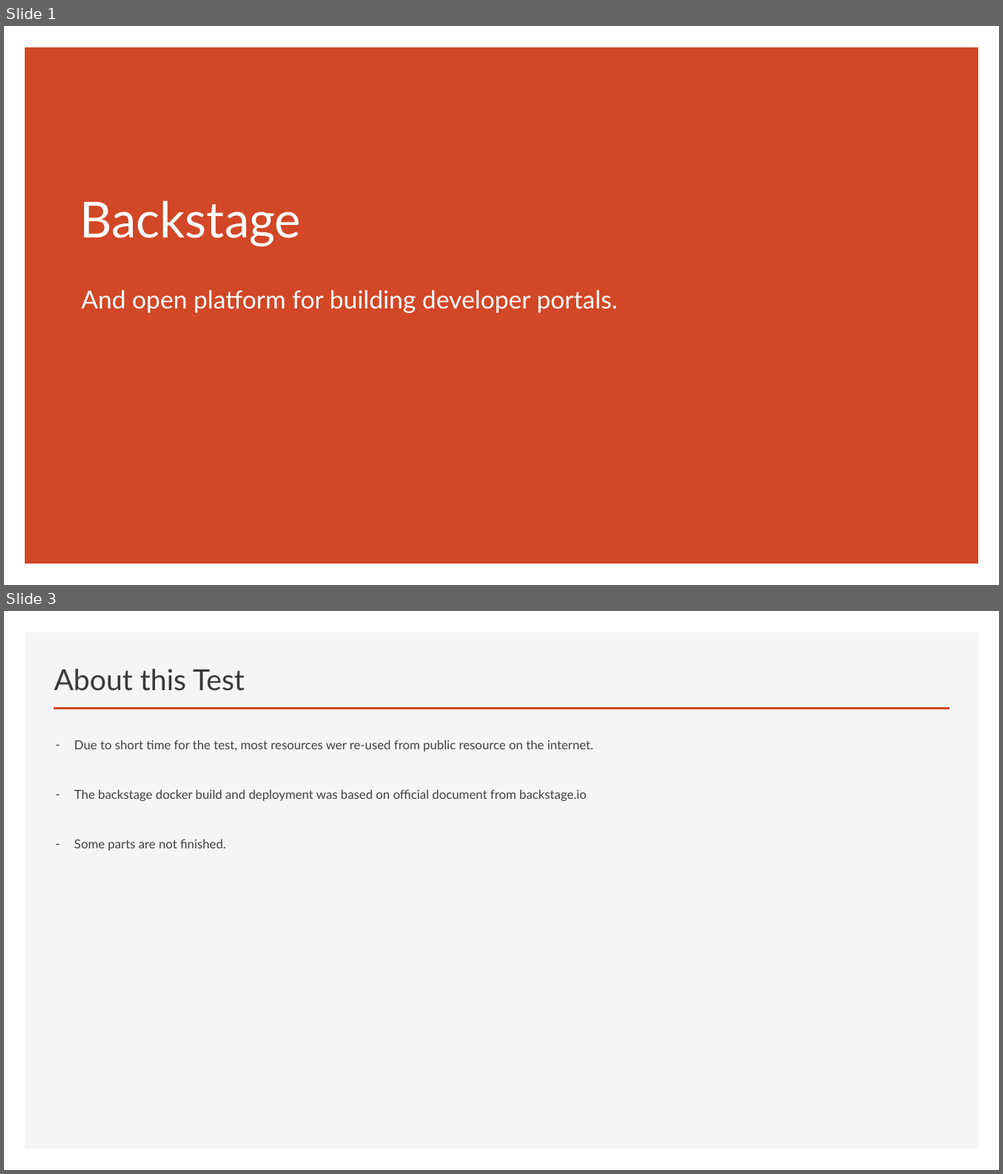
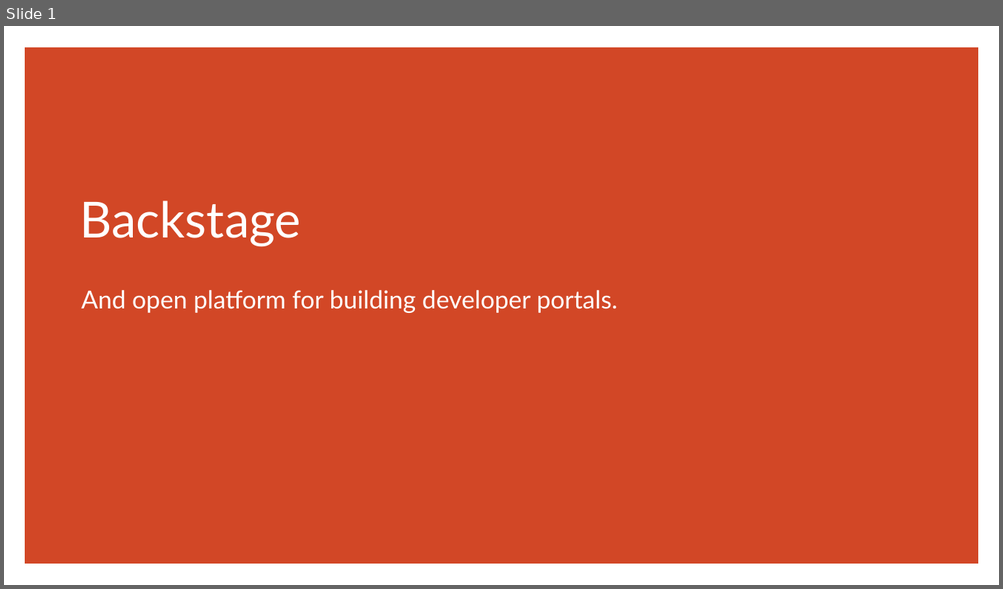
Before and after one commit to hieutnbk2011/backstage-demo, a slide deck: Backstage Presentation.pptx. Shown one above the other, each under a label of ours: slides 1 and 3 before the commit, slide 1 after it; the slides between them are not shown. The pictures are 1003x1174 and 1003x589 pixels, drawn with LibreOffice and Linux fonts; fonts in the diff are those of the drawing. Boxes give left, top, right and bottom in pixels: in the first picture for what was removed or moved away, otherwise in the second. Text is boxed around its words. In the diff, an @@ line names an element or a change of style, - is before the commit and + after.

```diff
--- a/Backstage Presentation.pptx
+++ b/Backstage Presentation.pptx
@@ slide 3 removed at bbox=[4, 611, 999, 1170], background #FFFFFF @@
@@ rectangle removed at bbox=[25, 632, 979, 1150] @@
@@ title removed at bbox=[54, 669, 244, 691] @@
-About this Test
@@ line removed from (54, 709) to (949, 709) @@
@@ text removed at bbox=[74, 740, 593, 851] @@
-– Due to short time for the test, most resources wer re-used from public resource on the internet.
-– The backstage docker build and deployment was based on official document from backstage.io
-– Some parts are not finished.
```
Also in this commit, not shown: 2 slides changed, 2 slides added, 1 other slide removed.
